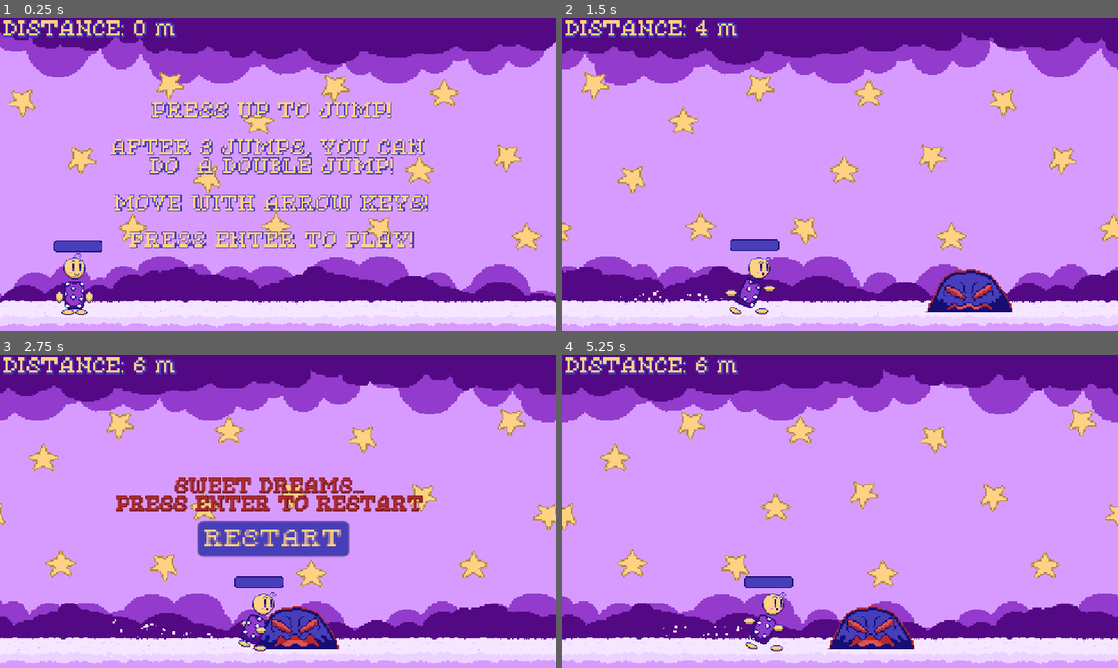
Above: before the commit, frames 1-4 (two rows, left to right).
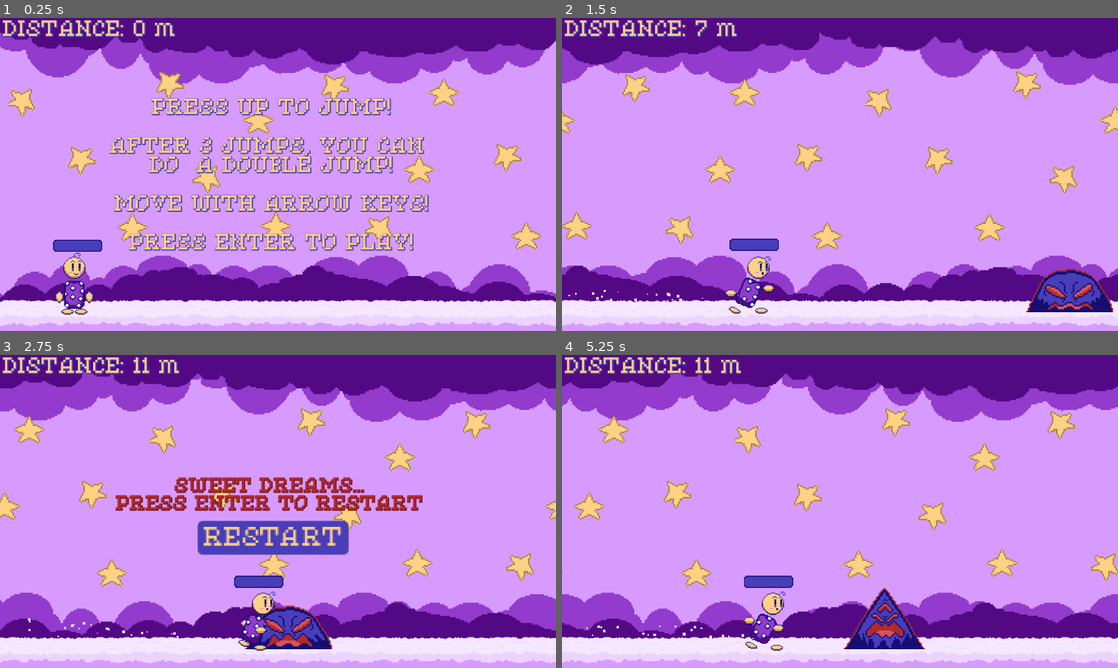
Above: after the commit, the same moments.

Repository: jacio-m/DreamRunner
Game: Godot game, scene res://Levels/Scenes/main.tscn
Two runs of this game, one before a commit and one after it. Both use one fixed random seed, a clock stepped at 60 frames per second and the inputs below.
Inputs:
- Up to frame 1 (0.25 s): no input
- Up to frame 2 (1.5 s): tap Enter (ui_accept) at 0.5, 0.77 s; hold Right (ui_right) from 0.53 s (still down)
- Up to frame 3 (2.75 s): tap Enter (ui_accept) at 1.52 s; release Right (ui_right) at 2.03 s; hold Left (ui_left) from 2.03 s (still down)
- Up to frame 4 (5.25 s): release Left (ui_left) at 2.75 s; click "RESTART" at 2.75 s; hold Right (ui_right) 3.53-5.03 s; tap Enter (ui_accept) at 3.77, 4.52 s; hold Left (ui_left) from 5.03 s (still down)

The runs differ from the first frame. In frame 1, 10% of the frame differs, in the area x 0-100%, y 0-99%; in frame 2, 21%; in frame 3, 23%; in frame 4, 21%.

Commit message:
Demo 0.2V Bug Fixes
Fixed a bug where the game was running slow on the shiba website

Diff:
--- a/Levels/Scenes/level.gd
+++ b/Levels/Scenes/level.gd
@@ -10,11 +10,11 @@
 const CAM_START_POS := Vector2i(576, 324)
 
 var speed : float
-const START_SPEED : float = 7.0
-const MAX_SPEED : int = 15.0
+const START_SPEED : float = 800.0
+const MAX_SPEED : float = 1400.0
 var screen_size : Vector2i
 var ground_height : int
-const SPEED_MODIFIER: int = 10000
+const SPEED_MODIFIER: int = 800
 var distance : int
 const DISTANCE_MODIFIER: int = 100
 var last_obs
@@ -60,14 +60,14 @@
 
 		generate_obs()
 
-		$Player.position.x += speed
-		$Camera2D.position.x += speed
+		$Player.position.x += speed * delta
+		$Camera2D.position.x += speed * delta
 
 		var cam_left = $Camera2D.position.x - screen_size.x / 2 + 30
 		var cam_right = $Camera2D.position.x + screen_size.x / 2 - 30
 		$Player.position.x = clamp($Player.position.x, cam_left, cam_right)
 
-		distance += speed
+		distance += speed * delta
 		show_distance()
 
 		if $Camera2D.position.x - $Ground.position.x > screen_size.x * 1.5:
@@ -93,13 +93,13 @@
 			$HUD.get_node("StartLabel").visible = false
 
 func generate_obs():
-	if obstacles.is_empty() or last_obs.position.x < distance + randi_range(20, 200):
+	if obstacles.is_empty() or last_obs.position.x < $Camera2D.position.x + 100 + randi_range(0, 200):
 		var obstacle_type = obstacle_types[randi() % obstacle_types.size()]
 		var obs
 		obs = obstacle_type.instantiate()
 		var obs_height = obs.get_node("AnimatedSprite2D").sprite_frames.get_frame_texture("Enemy Idle", 0).get_size().y
 		var obs_scale = obs.get_node("AnimatedSprite2D").scale
-		var obs_x : int = screen_size.x + distance + 100
+		var obs_x : int = $Camera2D.position.x + screen_size.x + 100
 		var obs_y : int = screen_size.y - ground_height - (obs_height * obs_scale.y / 2) + 25
 		last_obs = obs
 		add_obs(obs, obs_x, obs_y)
--- a/project.godot
+++ b/project.godot
@@ -18,7 +18,7 @@
 [display]
 
 window/size/mode=3
-window/stretch/mode="canvas_items"
+window/stretch/mode="viewport"
 
 [editor_plugins]
 
Not shown, changed: Exports/index.apple-touch-icon.png
Not shown, changed: Exports/index.html
Not shown, changed: Exports/index.icon.png
Not shown, changed: Exports/index.pck
Not shown, changed: Exports/index.zip
